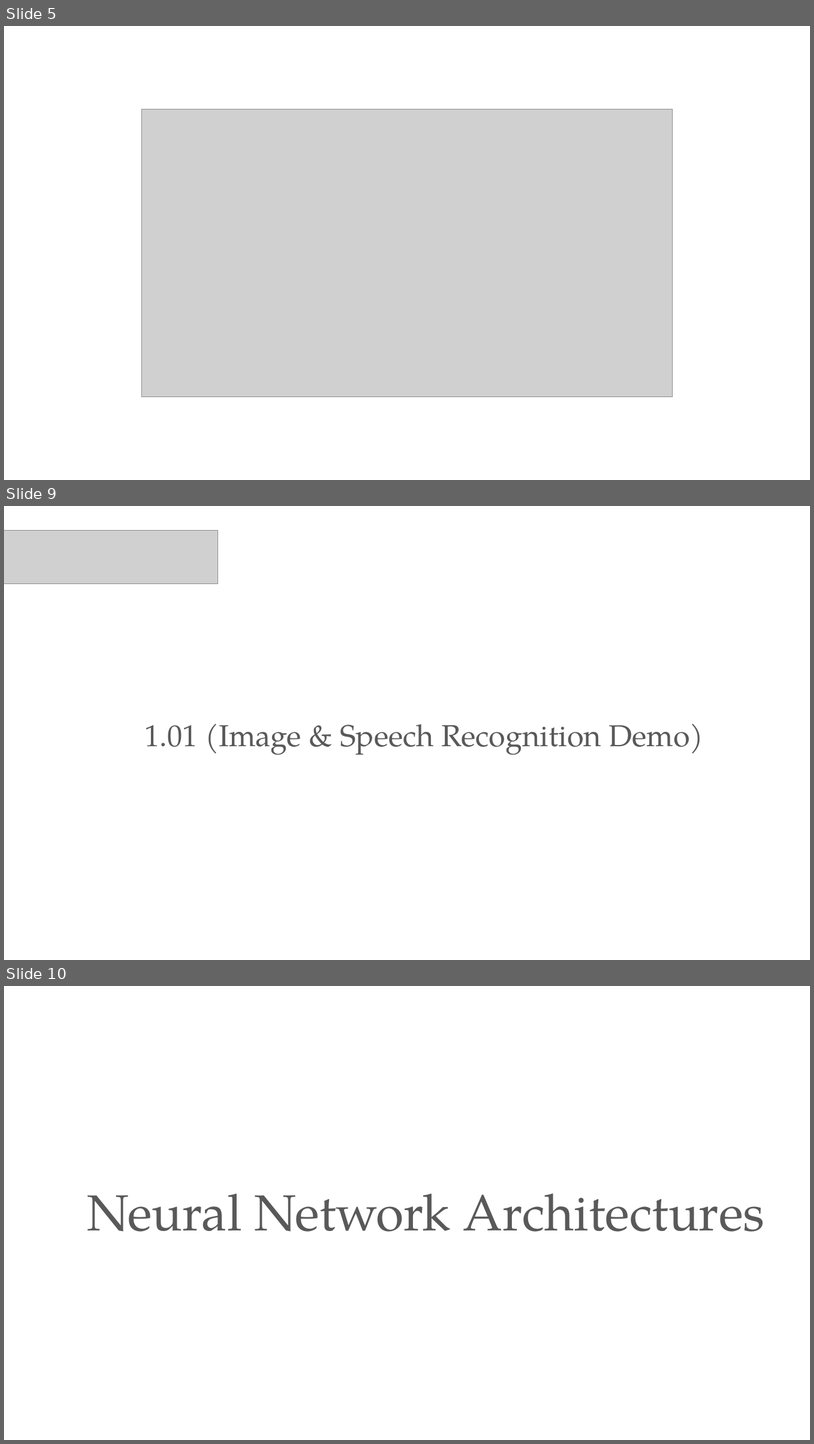
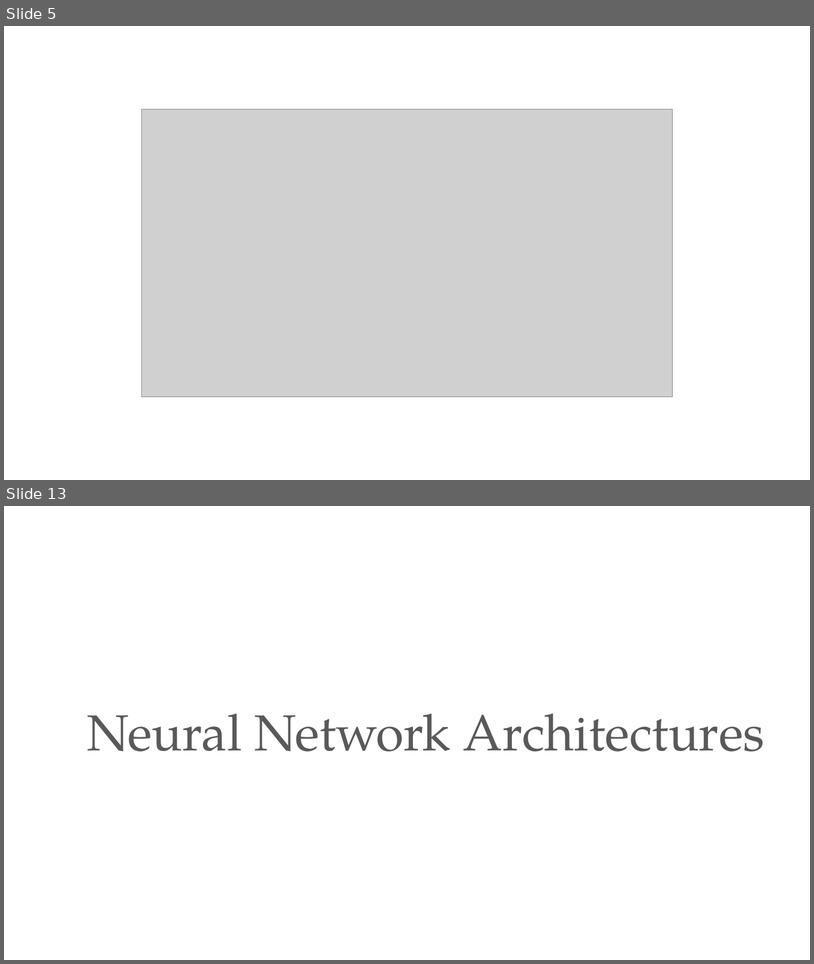
Before and after one commit to PracticumAI/deep_learning, a slide deck: presentations/01_deep_learn_intro.pptx. Shown one above the other, each under a label of ours: slides 5, 9 and 10 before the commit, slides 5 and 13 after it; the slides between them are not shown. The pictures are 814x1444 and 814x964 pixels, drawn with LibreOffice and Linux fonts; fonts in the diff are those of the drawing; grey boxes stand for pictures. Boxes give left, top, right and bottom in pixels: in the first picture for what was removed or moved away, otherwise in the second. Text is boxed around its words. In the diff, an @@ line names an element or a change of style, - is before the commit and + after.

```diff
--- a/presentations/01_deep_learn_intro.pptx
+++ b/presentations/01_deep_learn_intro.pptx
@@ slide 9 removed at bbox=[4, 506, 810, 960], background #FFFFFF @@
@@ picture removed at bbox=[4, 530, 218, 583] @@
@@ title removed at bbox=[144, 724, 704, 755] @@
-1.01 (Image & Speech Recognition Demo)
@@ what was slide 10 is now slide 13 @@
```
Also in this commit, not shown: 4 slides changed, 8 slides added, 4 other slides removed.
